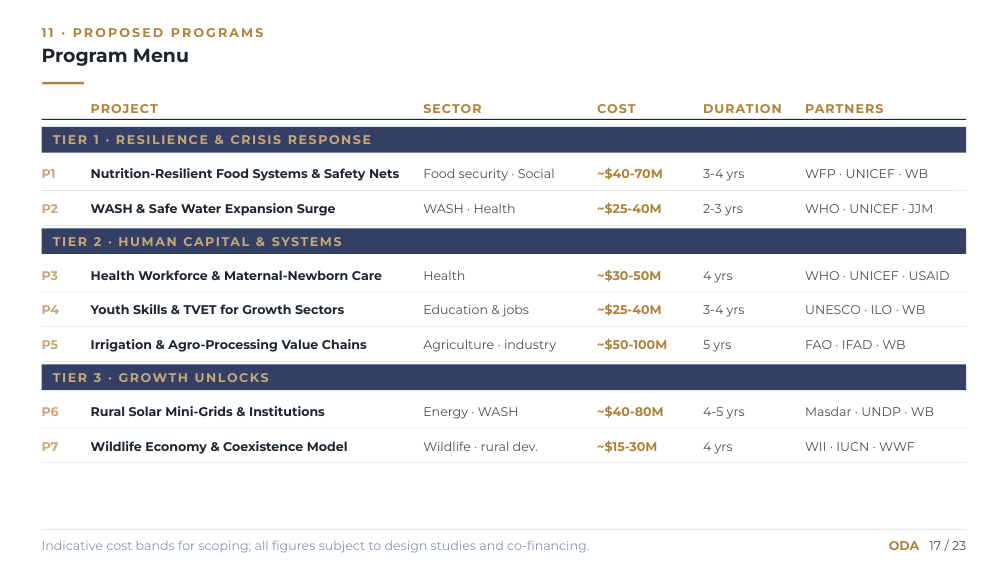
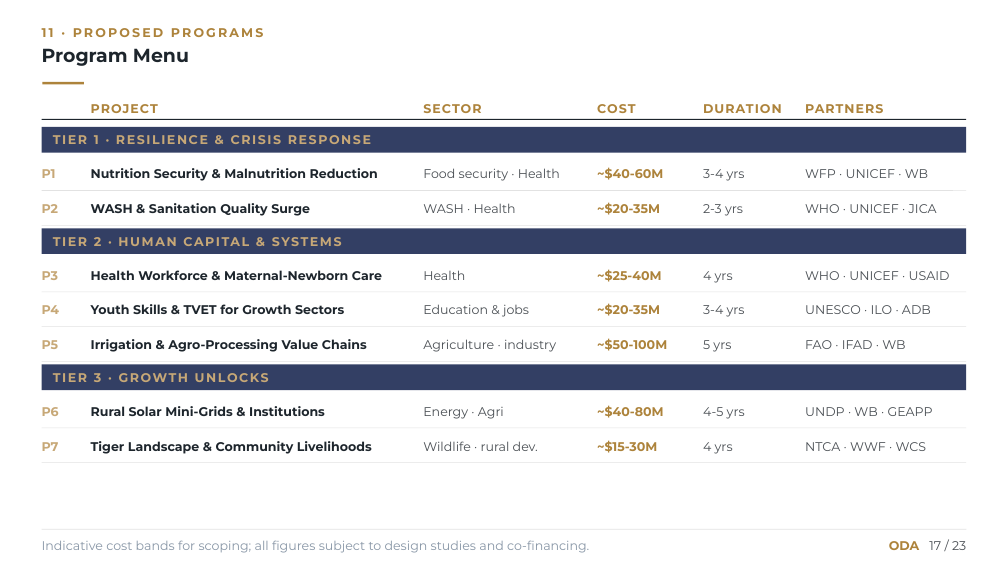
Before and after one commit to developmentihpc-cpu/cad-dashboard, a slide deck: slide 18 of docs/reports/India_Country_Proposal.pptx. Drawn at 1008x567 pixels with LibreOffice and Linux fonts; fonts in the diff are those of the drawing. Boxes give left, top, right and bottom in pixels: in the first picture for what was removed or moved away, otherwise in the second. Text is boxed around its words. In the diff, an @@ line names an element or a change of style, - is before the commit and + after.

```diff
--- a/docs/reports/India_Country_Proposal.pptx
+++ b/docs/reports/India_Country_Proposal.pptx
@@ text at box(91, 168, 378, 181): text changed @@
-Nutrition-Resilient Food Systems & Safety Nets
+Nutrition Security & Malnutrition Reduction
@@ text at box(423, 168, 560, 181): text changed @@
-Food security · Social
+Food security · Health
@@ text at box(597, 167, 663, 180): text changed @@
-~$40-70M
+~$40-60M
@@ text at box(91, 203, 310, 216): text changed @@
-WASH & Safe Water Expansion Surge
+WASH & Sanitation Quality Surge
@@ text at box(597, 202, 660, 215): text changed @@
-~$25-40M
+~$20-35M
@@ text at box(805, 204, 937, 213): text changed @@
-WHO · UNICEF · JJM
+WHO · UNICEF · JICA
@@ text "~$25-40M": place and size @@
-text "~$25-40M" at box(597, 303, 661, 316)
+text "~$25-40M" at box(597, 269, 661, 282)
@@ text removed at box(597, 269, 661, 282) @@
-~$30-50M
@@ text added at box(597, 303, 660, 316), 12 pt, text #AD833B, bold @@
+~$20-35M
@@ text at box(805, 305, 931, 314): text changed @@
-UNESCO · ILO · WB
+UNESCO · ILO · ADB
@@ text at box(423, 407, 504, 419): text changed @@
-Energy · WASH
+Energy · Agri
@@ text at box(805, 407, 933, 416): text changed @@
-Masdar · UNDP · WB
+UNDP · WB · GEAPP
@@ text at box(91, 441, 372, 454): text changed @@
-Wildlife Economy & Coexistence Model
+Tiger Landscape & Community Livelihoods
@@ text at box(805, 442, 926, 451): text changed @@
-WII · IUCN · WWF
+NTCA · WWF · WCS
```
Also in this commit, not shown: 18 other slides changed, 2 other files.
